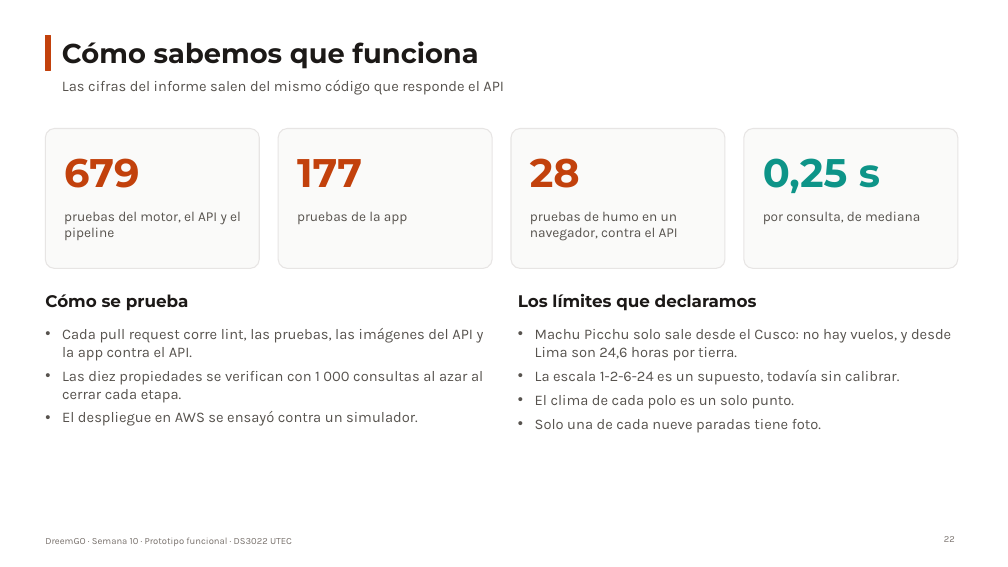
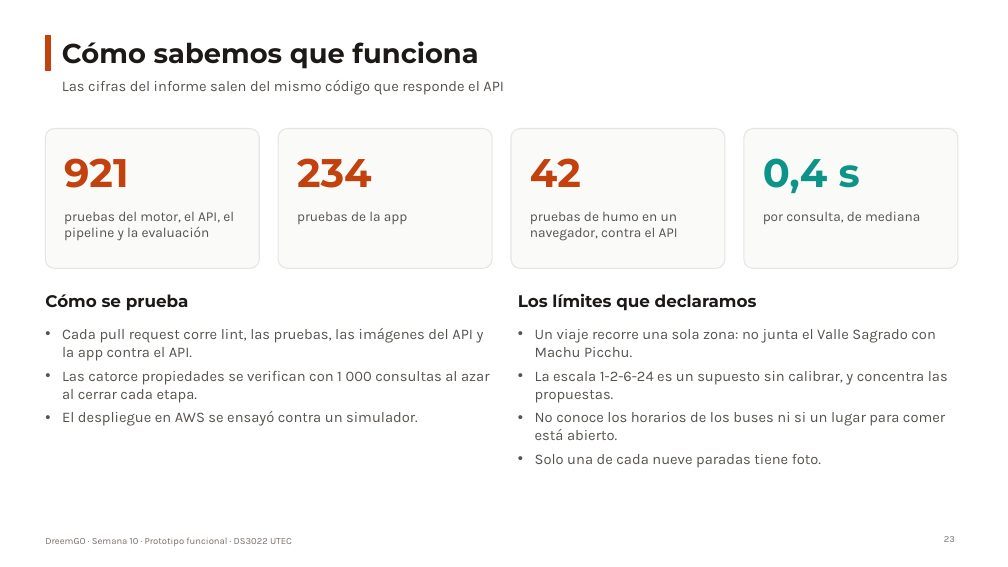
Before and after one commit to oswaldoaqm/Alejandros-Team, a slide deck: slide 23 of deliveries/week10/PresentationWeek10.pptx (slide 22 before the commit). Drawn at 1008x567 pixels with LibreOffice and Linux fonts; fonts in the diff are those of the drawing. Boxes give left, top, right and bottom in pixels: in the first picture for what was removed or moved away, otherwise in the second. Text is boxed around its words. In the diff, an @@ line names an element or a change of style, - is before the commit and + after.

```diff
--- a/deliveries/week10/PresentationWeek10.pptx
+++ b/deliveries/week10/PresentationWeek10.pptx
@@ text at [64,158,128,188]: text changed @@
-679
+921
@@ text at [297,158,372,188]: text changed @@
-177
+234
@@ text at [530,158,581,187]: text changed @@
-28
+42
@@ text at [763,158,860,193]: text changed @@
-0,25 s
+0,4 s
@@ text at [64,211,234,241]: text changed @@
-pruebas del motor, el API y el pipeline
+pruebas del motor, el API, el pipeline y la evaluación
@@ text at [535,329,948,440]: text changed @@
-• Machu Picchu solo sale desde el Cusco: no hay vuelos, y desde Lima son 24,6 horas por tierra.
-• La escala 1-2-6-24 es un supuesto, todavía sin calibrar.
-• El clima de cada polo es un solo punto.
+• Un viaje recorre una sola zona: no junta el Valle Sagrado con Machu Picchu.
+• La escala 1-2-6-24 es un supuesto sin calibrar, y concentra las propuestas.
+• No conoce los horarios de los buses ni si un lugar para comer está abierto.
@@ text at [62,371,489,403]: text changed @@
-• Las diez propiedades se verifican con 1 000 consultas al azar al cerrar cada etapa.
+• Las catorce propiedades se verifican con 1 000 consultas al azar al cerrar cada etapa.
```
Also in this commit, not shown: 17 other slides changed, 2 slides added, 1 slide removed, 1 other file.
